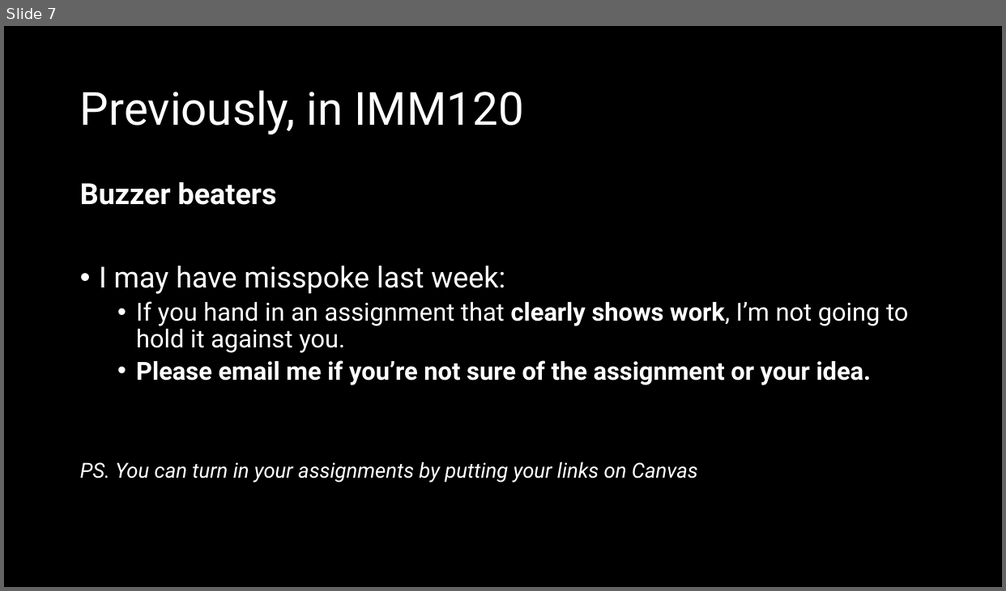
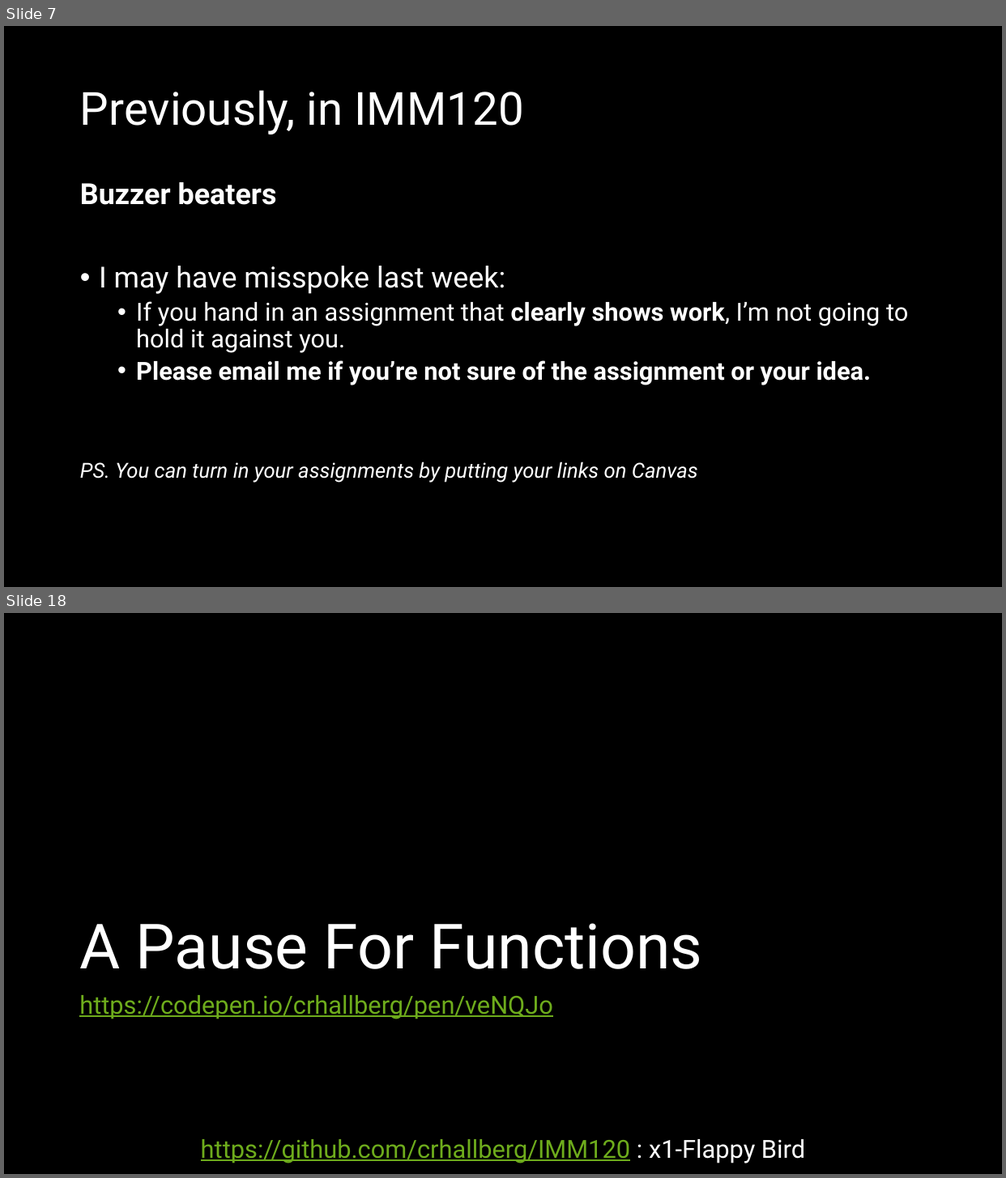
Before and after one commit to crhallberg/IMM120, a slide deck: Presentations/Class 03 - Sept 18.pptx. Shown one above the other, each under a label of ours: slide 7 before the commit, slides 7 and 18 after it; the slides between them are not shown. The pictures are 1006x591 and 1006x1178 pixels, drawn with LibreOffice and Linux fonts; fonts in the diff are those of the drawing. Boxes give left, top, right and bottom in pixels: in the first picture for what was removed or moved away, otherwise in the second. Text is boxed around its words. In the diff, an @@ line names an element or a change of style, - is before the commit and + after.

```diff
--- a/Presentations/Class 03 - Sept 18.pptx
+++ b/Presentations/Class 03 - Sept 18.pptx
@@ slide 18 added at <box>4,613,1002,1174</box>, background #000000 @@
@@ title added at <box>79,923,703,969</box>, 60 pt, text #FFFFFF @@
+A Pause For Functions
@@ text added at <box>79,995,553,1020</box>, 24 pt, text #6EAC1C, underline @@
+https://codepen.io/crhallberg/pen/veNQJo
@@ text added at <box>201,1139,805,1164</box>, 24 pt, text #6EAC1C, underline @@
+https://github.com/crhallberg/IMM120 : x1-Flappy Bird
```
Also in this commit, not shown: 2 slides changed, 14 other slides added, 1 other file.
